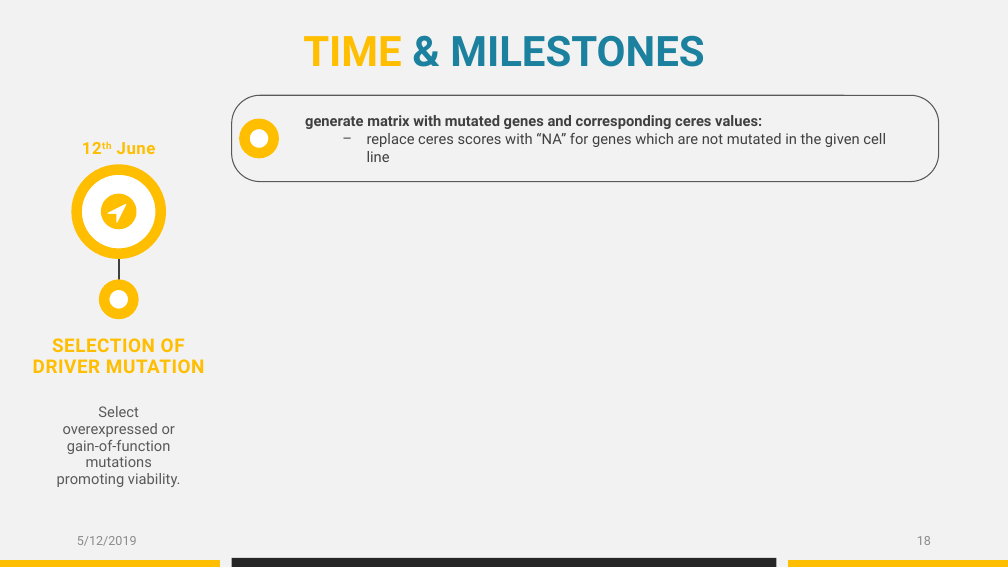
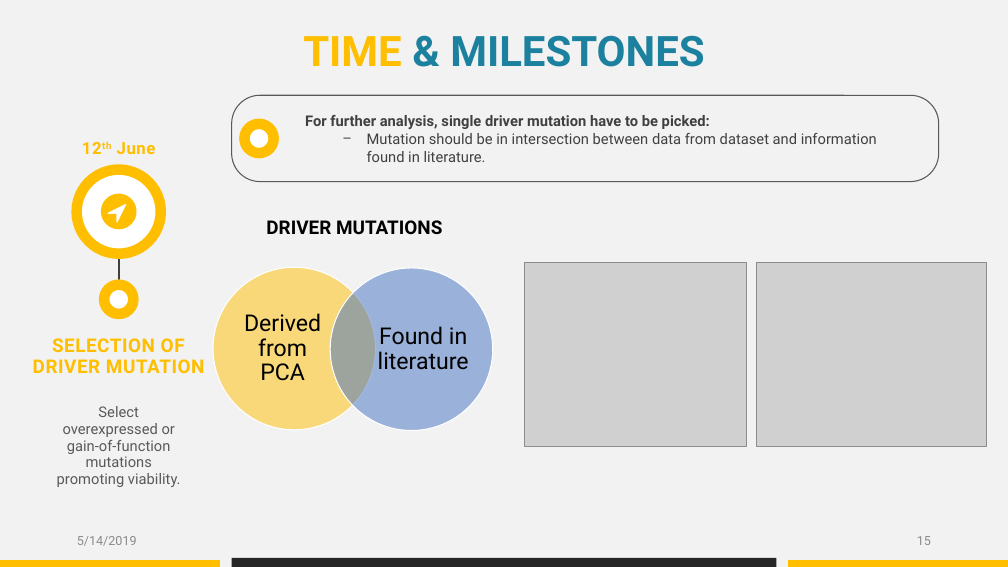
Before and after one commit to datascience-mobi/group-04-project-1-4, a slide deck: slide 15 of Project proposal_presentation_V1.pptx (slide 18 before the commit). Drawn at 1008x567 pixels with LibreOffice and Linux fonts; fonts in the diff are those of the drawing; grey boxes stand for pictures. Boxes give left, top, right and bottom in pixels: in the first picture for what was removed or moved away, otherwise in the second. Text is boxed around its words. In the diff, an @@ line names an element or a change of style, - is before the commit and + after.

```diff
--- a/Project proposal_presentation_V1.pptx
+++ b/Project proposal_presentation_V1.pptx
@@ text at (305, 115, 877, 162): text changed @@
-generate matrix with mutated genes and corresponding ceres values:
-  − replace ceres scores with “NA” for genes which are not mutated in the given cell line
+For further analysis, single driver mutation have to be picked:
+  − Mutation should be in intersection between data from dataset and information found in literature.
@@ text added at (266, 220, 442, 235), 18 pt, text #000000, bold @@
+DRIVER MUTATIONS
@@ picture added at (524, 262, 746, 446) @@
@@ picture added at (756, 262, 987, 446) @@
@@ group added at (213, 268, 493, 430): 2 ellipses, 2 texts @@
+Derived from PCA
+Found in literature
@@ text at (77, 536, 137, 546): text changed @@
-5/12/2019
+5/14/2019
```
Also in this commit, not shown: 17 other slides changed, 3 slides added, 11 slides removed.
